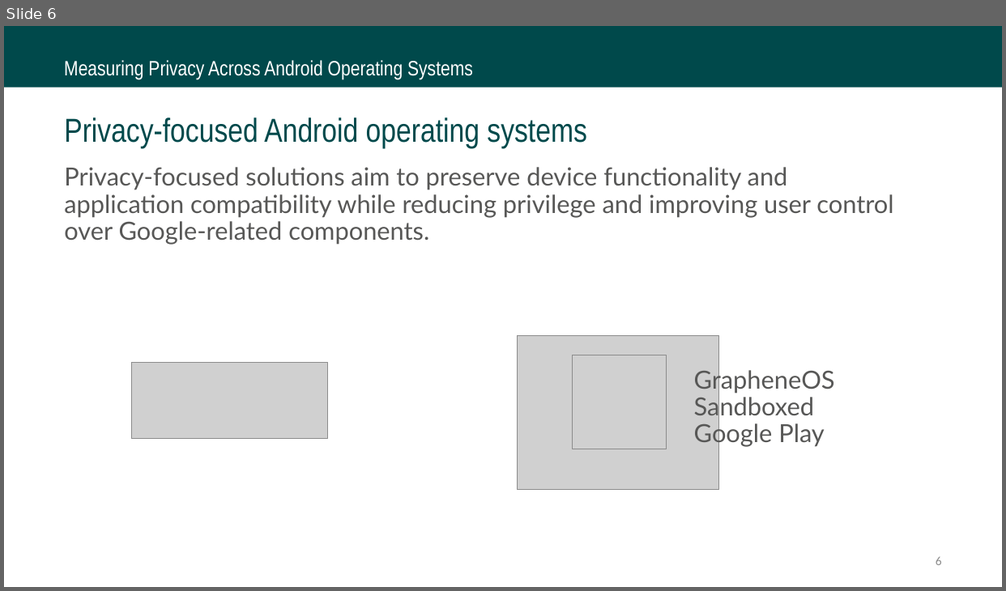
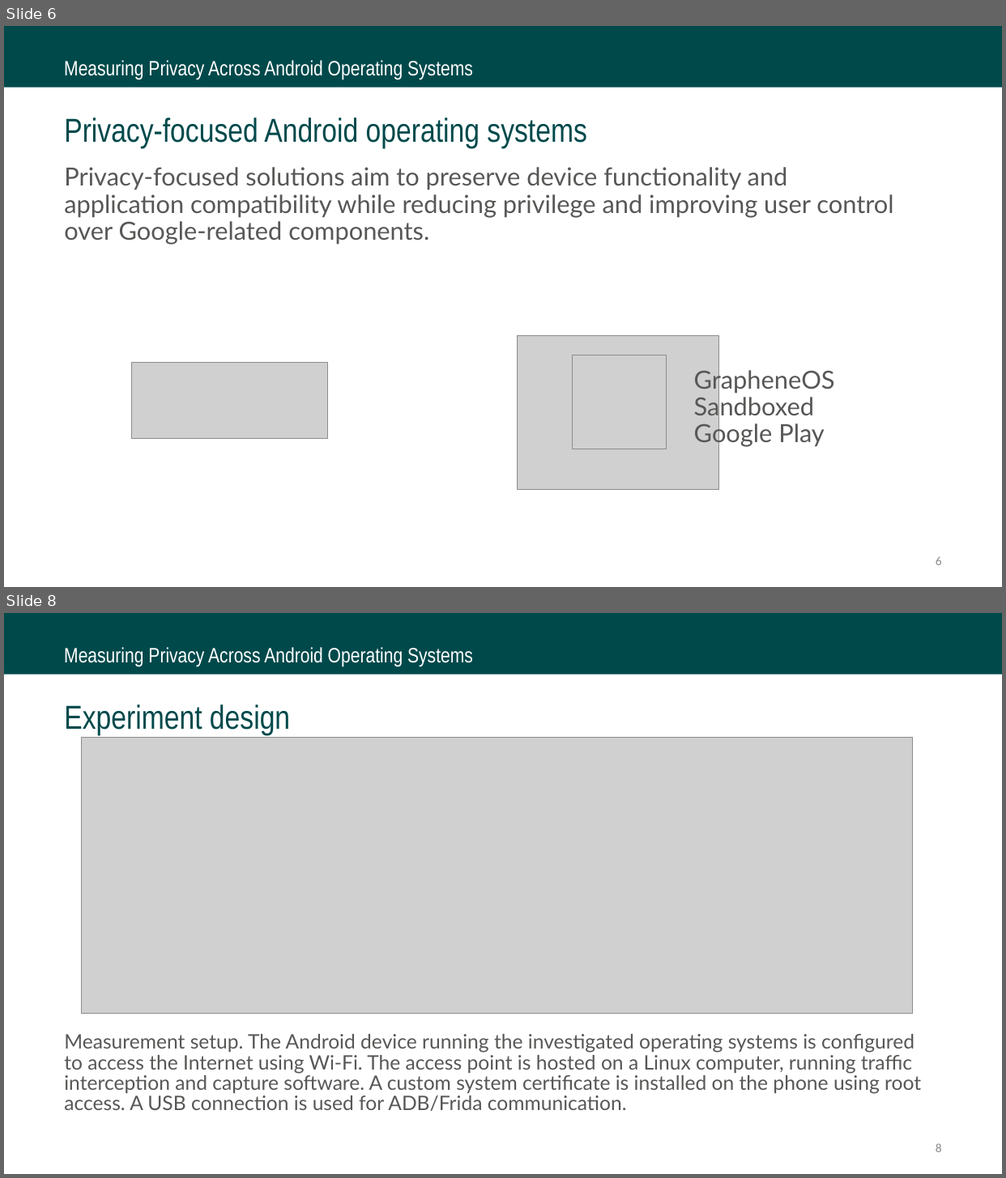
Before and after one commit to brunomircevski/android-comparison, a slide deck: presentation/what google knows.pptx. Shown one above the other, each under a label of ours: slide 6 before the commit, slides 6 and 8 after it; the slides between them are not shown. The pictures are 1006x591 and 1006x1178 pixels, drawn with LibreOffice and Linux fonts; fonts in the diff are those of the drawing; grey boxes stand for pictures; background and template pictures are left out. Boxes give left, top, right and bottom in pixels: in the first picture for what was removed or moved away, otherwise in the second. Text is boxed around its words. In the diff, an @@ line names an element or a change of style, - is before the commit and + after.

Commit message:
experiment design

```diff
--- a/presentation/what google knows.pptx
+++ b/presentation/what google knows.pptx
@@ slide 8 added at (4, 613, 1002, 1174), background #FFFFFF; not listed: 2 template elements that a slide beside it also shows @@
@@ text added at (64, 705, 290, 735), 32 pt, text #00494B @@
+Experiment design
@@ picture added at (81, 737, 913, 1013) @@
@@ text added at (64, 1034, 921, 1111), 19.2 pt, text #575756 @@
+Measurement setup. The Android device running the investigated operating systems is configured to access the Internet using Wi-Fi. The access point is hosted on a Linux computer, running traffic interception and capture software. A custom system certificate is installed on the phone using root access. A USB connection is used for ADB/Frida communication.
@@ page number added at (936, 1144, 942, 1152), 12 pt, text #8C8C8C @@
+8
```
Also in this commit, not shown: 1 other slide added.
